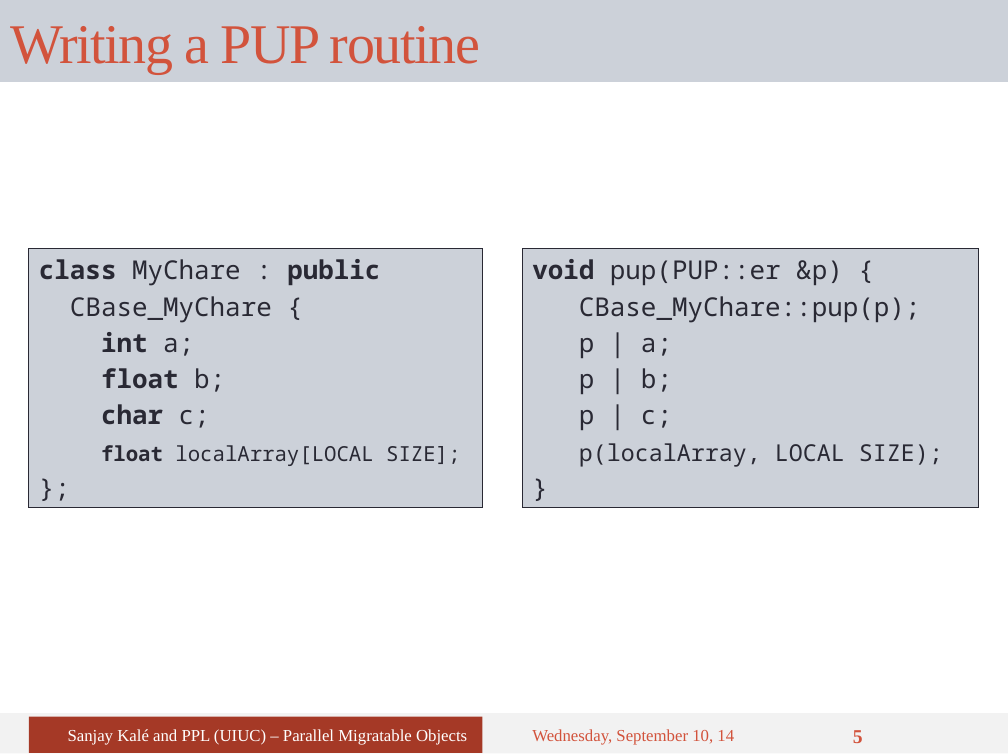
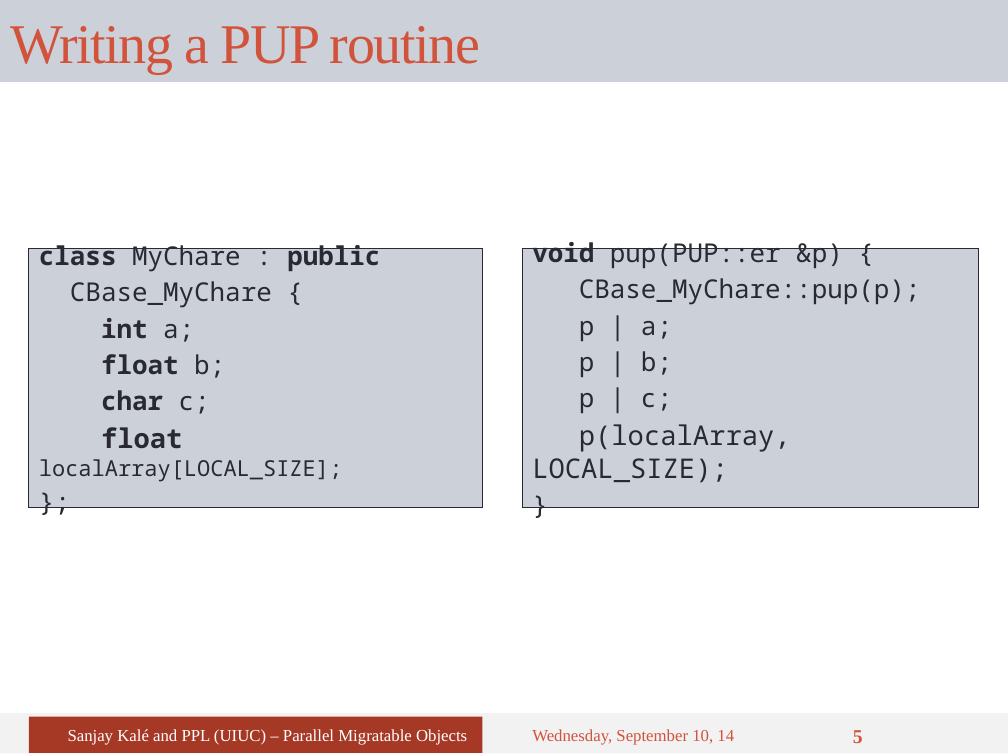
Before and after one commit to UIUC-PPL/charm_tutorial, a slide deck: slide 5 of tutorial-06-migratability.pptx. Drawn at 1008x756 pixels with LibreOffice and Linux fonts; fonts in the diff are those of the drawing. Boxes give left, top, right and bottom in pixels: in the first picture for what was removed or moved away, otherwise in the second. Text is boxed around its words. In the diff, an @@ line names an element or a change of style, - is before the commit and + after.

Commit message:
Fix alignment issues, text sizes, and add missing underlines; rehide slide due to over-write

```diff
--- a/tutorial-06-migratability.pptx
+++ b/tutorial-06-migratability.pptx
@@ text at box(39, 427, 342, 482): text changed; size 14.8 to 15.7 pt @@
-float localArray[LOCAL SIZE];
+float localArray[LOCAL_SIZE];
@@ text at box(532, 424, 791, 483): text changed; size 16.6 to 19.4 pt @@
-p(localArray, LOCAL SIZE);
+p(localArray, LOCAL_SIZE);
```
Also in this commit, not shown: 3 other slides changed.
